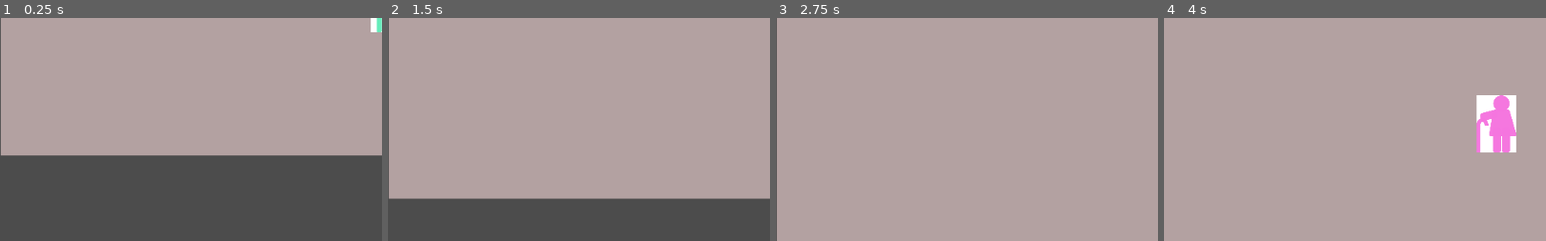
Above: before the commit, frames 1-4 (left to right).
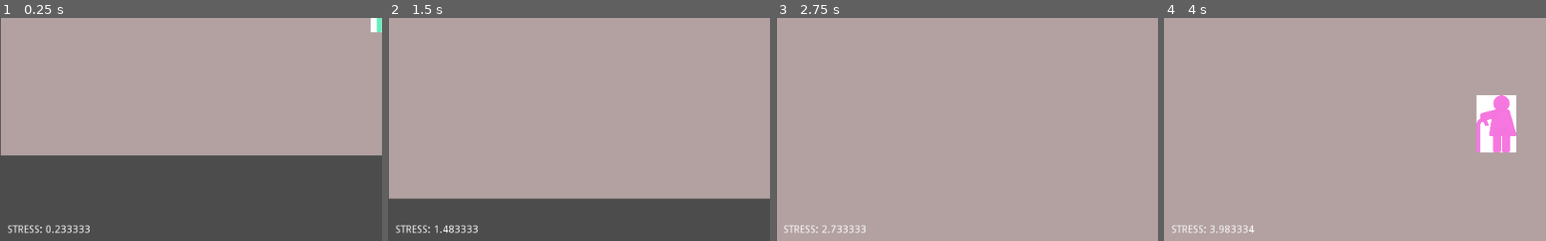
Above: after the commit, the same moments.

Repository: elcutta/XPEdGodot
Game: Godot game, scene res://Juego.tscn
The game is run twice, just before and just after one commit, with the same random seed, the same clock (stepped at 60 frames per second) and the same inputs.
Inputs:
- Up to frame 1 (0.25 s): no input
- Up to frame 2 (1.5 s): hold Right (ui_right) 0.53-1.28 s; hold Down (ui_down) from 1.28 s (still down)
- Up to frame 3 (2.75 s): release Down (ui_down) at 2.03 s; hold Right (ui_right) from 2.03 s (still down)
- Up to frame 4 (4 s): release Right (ui_right) at 2.78 s; hold Up (ui_up) 2.78-3.53 s; hold Left (ui_left) from 3.53 s (still down)
The pictures show only the part of the screen within x 0-50%, y 50-100%; the shares and areas given below are measured in that part.

The runs differ from the first frame. In frame 1, 0.4% of the frame differs, in the area x 2-24%, y 92-97%; in frame 2, 0.4%; in frame 3, 0.3%; in frame 4, 0.3%.

Commit message:
Incr sencillo de stress y mensaje de "Game Over" cuando llega al límite

Diff:
--- a/Juego.gd
+++ b/Juego.gd
@@ -3,12 +3,20 @@
 # class member variables go here, for example:
 # var a = 2
 # var b = "textvar"
+var stressPersonaje = 0
+var MAX_STRESS = 100
 
 func _ready():
 	# Called every time the node is added to the scene.
 	# Initialization here
 	pass
 
-#func _process(delta):
+func _process(delta):
 	# Called every frame. Delta is time since last frame.
 	# Update game logic here.
+	$OSD/LabelStress.text = "STRESS: " + String(stressPersonaje)
+	if (stressPersonaje > MAX_STRESS):
+		$OSD/LabelGameOver.visible = true
+		pass#a a mejor vida
+	else:
+		stressPersonaje = stressPersonaje + delta
--- a/Juego.tscn
+++ b/Juego.tscn
@@ -1,8 +1,9 @@
-[gd_scene load_steps=4 format=2]
+[gd_scene load_steps=5 format=2]
 
 [ext_resource path="res://Juego.gd" type="Script" id=1]
 [ext_resource path="res://vereda.tscn" type="PackedScene" id=2]
 [ext_resource path="res://personaje.tscn" type="PackedScene" id=3]
+[ext_resource path="res://pantalla.tscn" type="PackedScene" id=4]
 
 [node name="Juego" type="Node" index="0"]
 
@@ -43,3 +44,5 @@
 editor_draw_limits = false
 editor_draw_drag_margin = false
 _sections_unfolded = [ "Limit" ]
+
+[node name="OSD" parent="." index="2" instance=ExtResource( 4 )]
--- /dev/null
+++ b/pantalla.tscn
@@ -0,0 +1,56 @@
+[gd_scene format=2]
+
+[node name="OSD" type="CanvasLayer" index="0"]
+
+layer = 1
+offset = Vector2( 0, 0 )
+rotation = 0.0
+scale = Vector2( 1, 1 )
+transform = Transform2D( 1, 0, 0, 1, 0, 0 )
+
+[node name="LabelGameOver" type="Label" parent="." index="0"]
+
+visible = false
+anchor_left = 0.0
+anchor_top = 0.0
+anchor_right = 0.0
+anchor_bottom = 0.0
+margin_left = 473.0
+margin_top = 305.0
+margin_right = 546.0
+margin_bottom = 319.0
+rect_pivot_offset = Vector2( 0, 0 )
+rect_clip_content = false
+mouse_filter = 2
+mouse_default_cursor_shape = 0
+size_flags_horizontal = 1
+size_flags_vertical = 4
+text = "Game Over"
+align = 1
+valign = 1
+percent_visible = 1.0
+lines_skipped = 0
+max_lines_visible = -1
+_sections_unfolded = [ "Anchor", "Visibility", "custom_fonts" ]
+
+[node name="LabelStress" type="Label" parent="." index="1"]
+
+anchor_left = 0.0
+anchor_top = 0.0
+anchor_right = 0.0
+anchor_bottom = 0.0
+margin_left = 10.0
+margin_top = 578.0
+margin_right = 50.0
+margin_bottom = 592.0
+rect_pivot_offset = Vector2( 0, 0 )
+rect_clip_content = false
+mouse_filter = 2
+mouse_default_cursor_shape = 0
+size_flags_horizontal = 1
+size_flags_vertical = 4
+text = "Stress"
+valign = 2
+percent_visible = 1.0
+lines_skipped = 0
+max_lines_visible = -1
